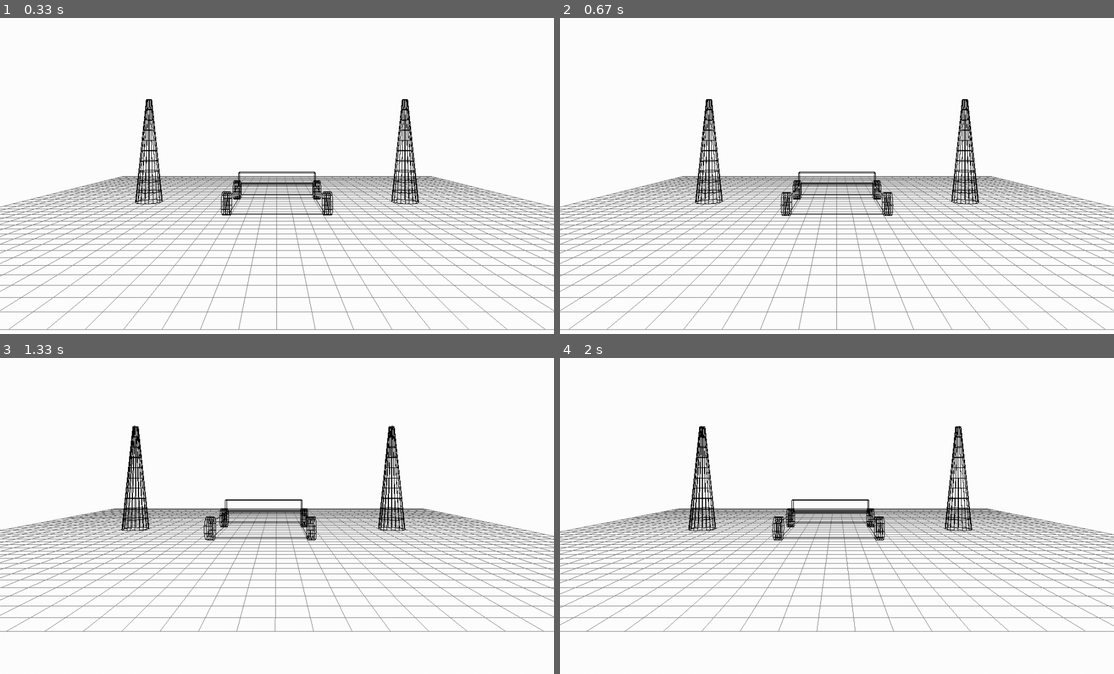
Above: before the commit, frames 1-4 (two rows, left to right).
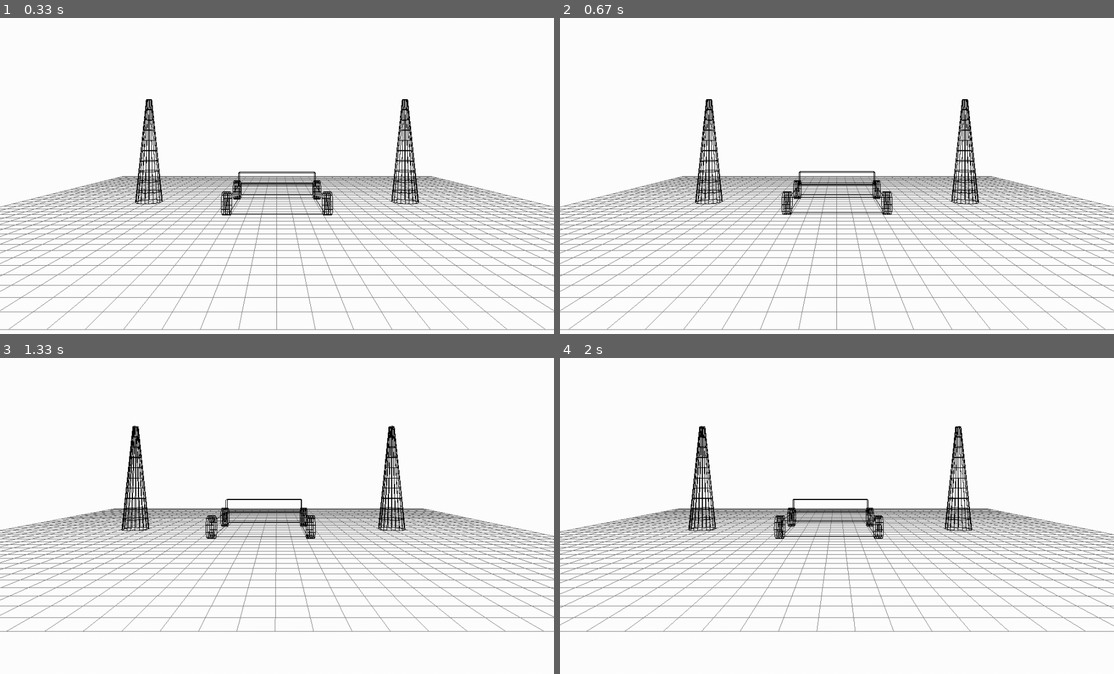
Above: after the commit, the same moments.

Repository: mattcmerritt/graphics-project-2
Game: pygame game, started from lookAtMeWithCamera_pygame.py
The game is run twice, just before and just after one commit, with the same random seed, the same clock (stepped at 60 frames per second) and the same inputs.
Inputs:
- Up to frame 1 (0.33 s): no input
- Up to frame 2 (0.67 s): tap Space at 0.33 s
- Up to frame 3 (1.33 s): hold Right 0.67-1.13 s; hold D 0.67-1.13 s; tap Space at 0.73, 1.03, 1.23 s; tap E at 0.82 s; hold Right from 1.17 s (still down); hold D from 1.17 s (still down)
- Up to frame 4 (2 s): tap Space at 1.53, 1.73 s; release Right at 1.63 s; release D at 1.63 s; hold Left from 1.67 s (still down); hold A from 1.67 s (still down)

Frame 1 is identical in both runs. In frame 2, 0.8% of the frame differs, in the area x 39-61%, y 48-63%; in frame 3, 0.9%, in the area x 36-58%, y 44-58%; in frame 4, 0.9%.

Commit message:
car now moves according to wheel spinning

Diff:
--- a/lookAtMeWithCamera_pygame.py
+++ b/lookAtMeWithCamera_pygame.py
@@ -9,6 +9,7 @@
 
 import sys
 import pygame
+import math
 from OpenGL.GLU import *
 from OpenGL.GL import *
 from utils import *
@@ -24,13 +25,21 @@
 DELAY = int(1000.0 / FPS + 0.5)
 
 # Global (Module) Variables
+
+# Window data
 window_dimensions = (1000, 800)
 name = b'Project 2'
 animate = False
 viewAngle = 0
+# Car position / state information
 spinAngle = 0
-
-# Old camera information
+movingForward = True
+distance = 0
+# Constants
+WHEEL_RADIUS = 0.75
+MAX_ROTATIONS = 3
+
+# Camera information
 # eye = Point(0, 10, 70)
 # look = Point(0, 0, 0)
 # lookD = Vector(Point(0, 0, -1))
@@ -112,9 +121,22 @@
 # Advance the scene one frame
 def advance():
     # TODO: determine what else happens here
-    global spinAngle
+    global spinAngle, movingForward, distance
     # update the wheel spin angle
-    spinAngle += 1
+    if movingForward:
+        spinAngle -= 1
+    else:
+        spinAngle += 1
+
+    if spinAngle >= 360 * MAX_ROTATIONS:
+        movingForward = True
+    elif spinAngle <= -360 * MAX_ROTATIONS:
+        movingForward = False
+
+    # determine how far the car has moved using the spinAngle
+    # uses the arc length traveled by wheel as it spins, with the
+    #   assumption that the wheel is perfectly circular
+    distance = spinAngle * (math.pi / 180) * WHEEL_RADIUS
 
 # Function used to handle any key events
 # event: The keyboard event that happened
@@ -174,7 +196,7 @@
     glColor3f(0.0, 0.0, 0.0)  # Set color to black for contrast against white background
     drawCone(-10, 0, 0)
     drawCone(10, 0, 0)
-    drawCar(0, 0.75, 2)
+    drawCar(0, 0.75, 2 + distance)
 
     glPopMatrix()
 
@@ -212,12 +234,12 @@
 
     # adding the wheels
     # left wheels
-    drawWheel(-width/2, 0, -(length/2 - 0.75), -90)
-    drawWheel(-width/2, 0, (length/2 - 0.75), -90)
+    drawWheel(-width/2, 0, -(length/2 - WHEEL_RADIUS), -90)
+    drawWheel(-width/2, 0, (length/2 - WHEEL_RADIUS), -90)
 
     # right wheels
-    drawWheel(width/2, 0, -(length/2 - 0.75), 90)
-    drawWheel(width/2, 0, (length/2 - 0.75), 90)
+    drawWheel(width/2, 0, -(length/2 - WHEEL_RADIUS), 90)
+    drawWheel(width/2, 0, (length/2 - WHEEL_RADIUS), 90)
 
     glPopMatrix()
 
@@ -236,14 +258,14 @@
     #   clockwise instead of counterclockwise). To correct this, the spin
     #   angle is changed to its opposite value.
     if rotation < 0:
+        glRotatef(-spinAngle, 0, 0, 1)
+    else:
         glRotatef(spinAngle, 0, 0, 1)
-    else:
-        glRotatef(-spinAngle, 0, 0, 1)
 
     # The inputs for gluCylinder are:
     #   Quadric shape, radius of cylinder at base, radius of cylinder at top,
     #   height, number of sides along circumference, number of slices with lines
-    gluCylinder(tube, 0.75, 0.75, 0.5, 10, 4)
+    gluCylinder(tube, WHEEL_RADIUS, WHEEL_RADIUS, 0.5, 10, 4)
 
     glPopMatrix()
     pass
